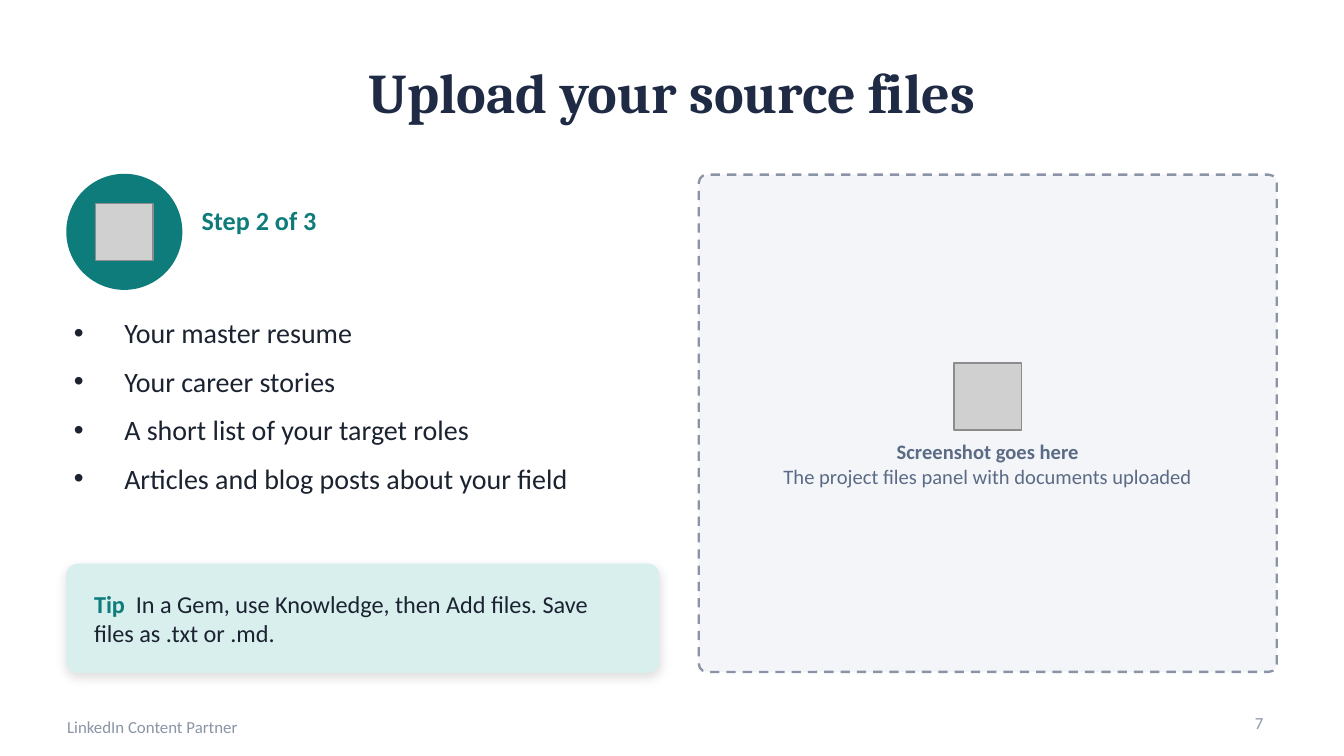
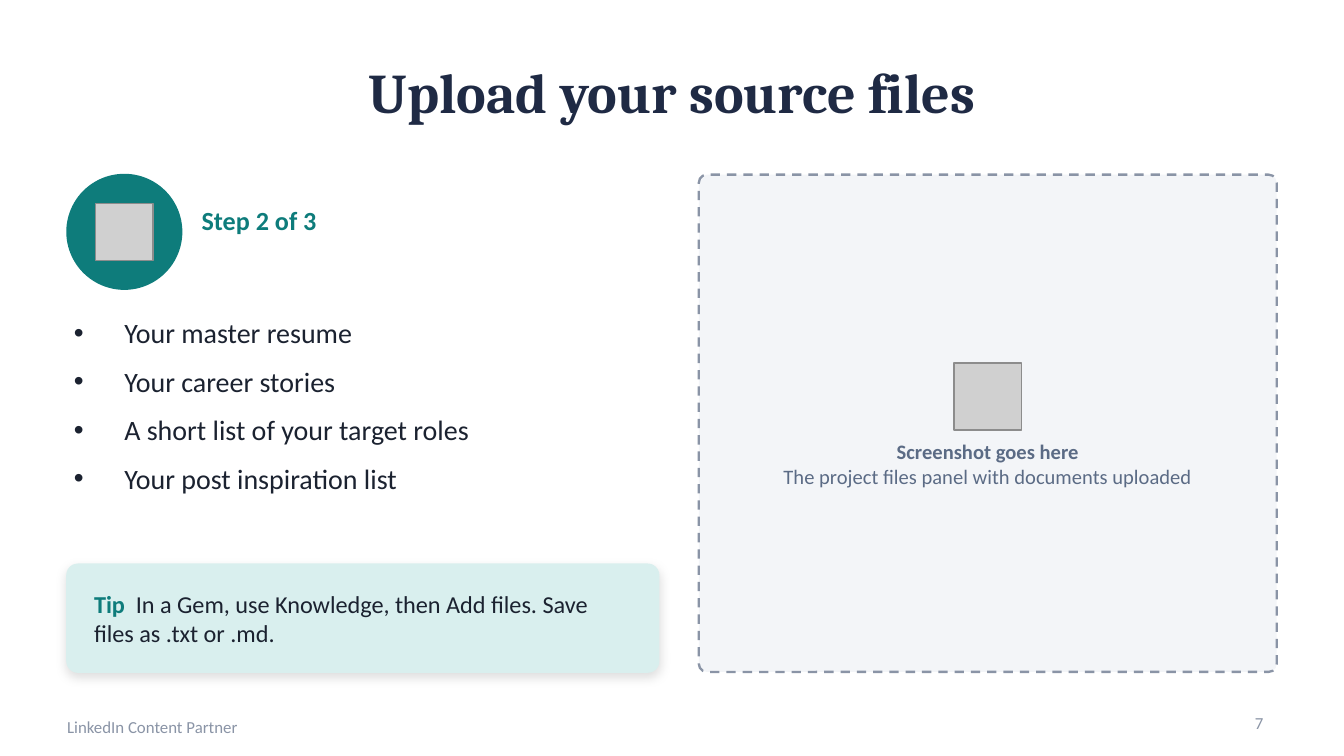
Before and after one commit to crystaljonespmp/LinkedIn-Content-Partner, a slide deck: slide 7 of PowerPoint/LinkedIn-Content-Partner-Setup-Slides.pptx. Drawn at 1344x756 pixels with LibreOffice and Linux fonts; fonts in the diff are those of the drawing; grey boxes stand for pictures. Boxes give left, top, right and bottom in pixels: in the first picture for what was removed or moved away, otherwise in the second. Text is boxed around its words. In the diff, an @@ line names an element or a change of style, - is before the commit and + after.

```diff
--- a/PowerPoint/LinkedIn-Content-Partner-Setup-Slides.pptx
+++ b/PowerPoint/LinkedIn-Content-Partner-Setup-Slides.pptx
@@ text at (124,469,397,494): text changed @@
-• Articles and blog posts about your field
+• Your post inspiration list
```
Also in this commit, not shown: 4 other files.
